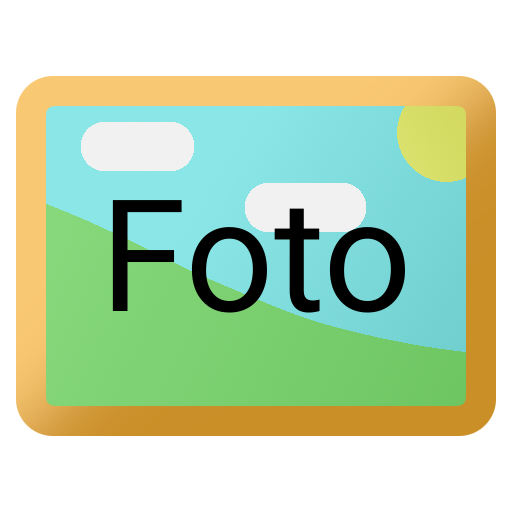
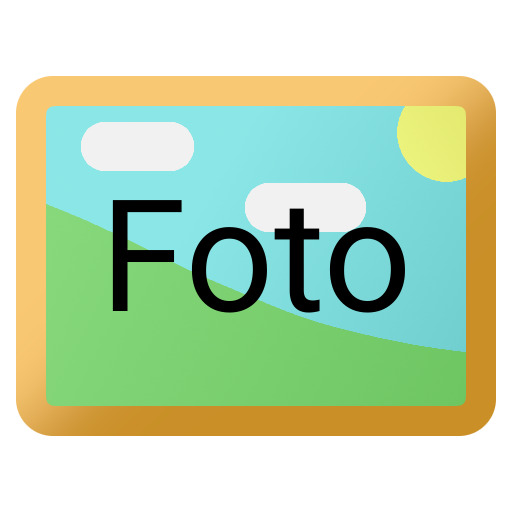
Revision of a layered 512px x 512px image; what changed, layer by layer:
painted on "outline #7" over bbox(47, 200, 462, 352)
painted on "outline #6" over bbox(397, 106, 466, 182)
painted on "outline #1" over bbox(81, 122, 366, 232)
